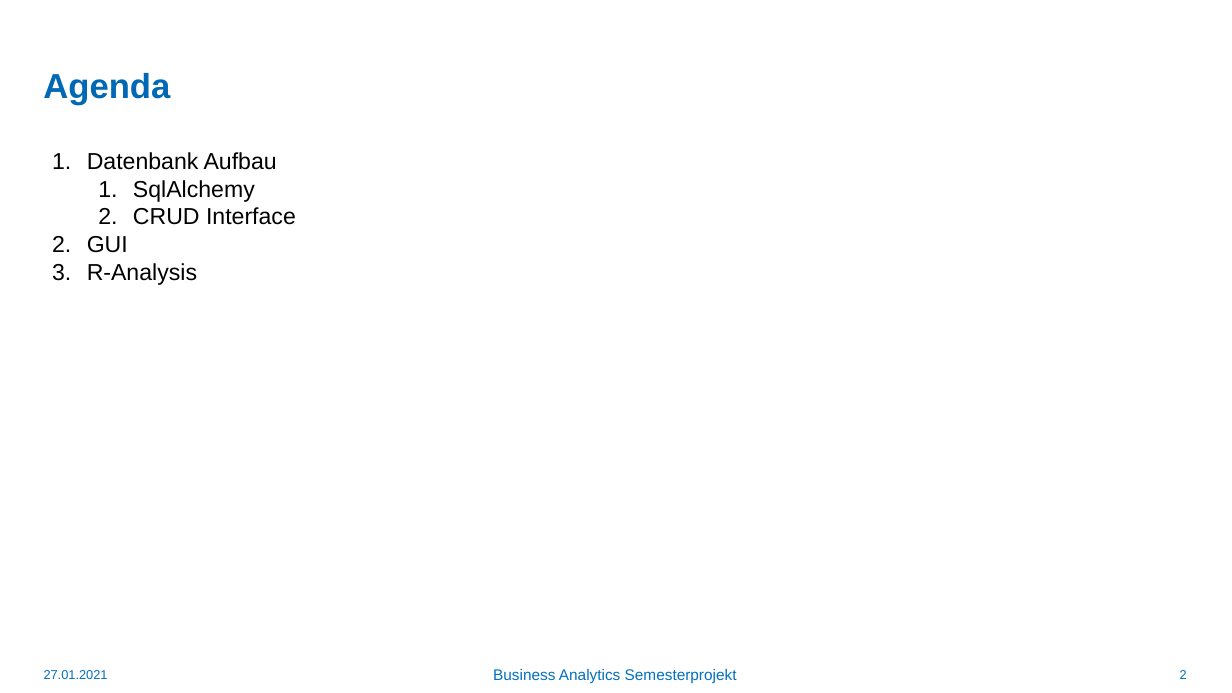
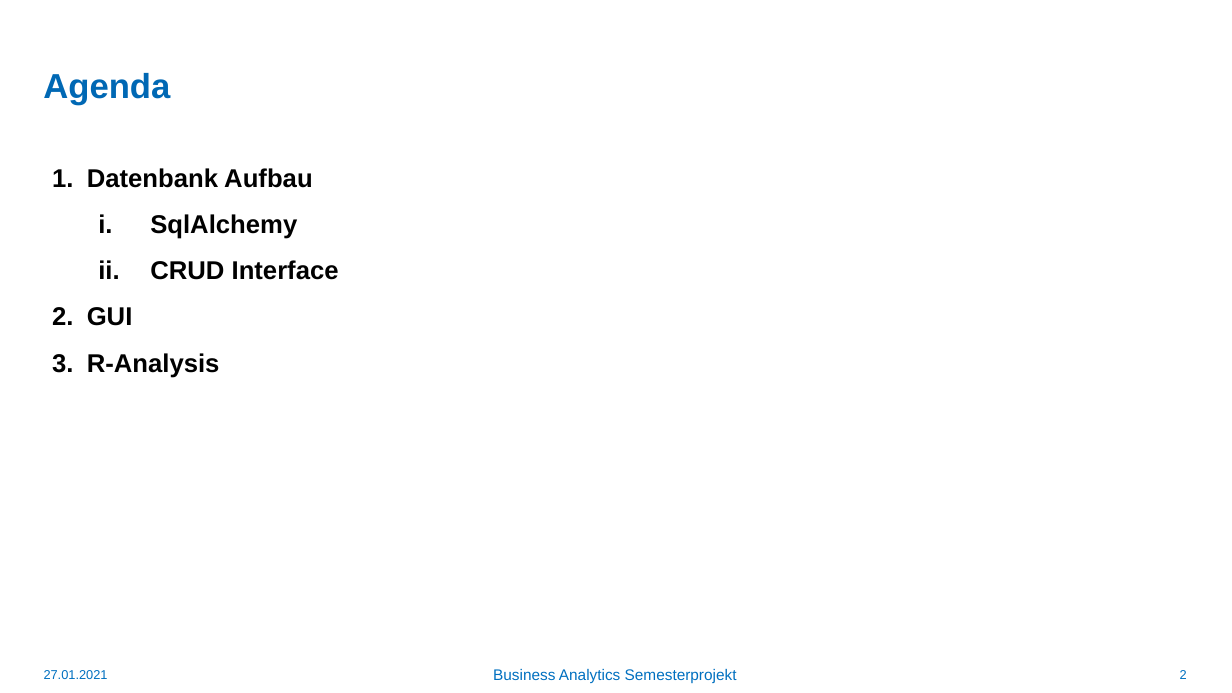
Before and after one commit to mxrdck/BuisnessAnalytics, a slide deck: slide 2 of Präsentation/BA_präsentation.pptx. Drawn at 1232x693 pixels with LibreOffice and Linux fonts; fonts in the diff are those of the drawing; background and template pictures are left out. Boxes give left, top, right and bottom in pixels: in the first picture for what was removed or moved away, otherwise in the second. Text is boxed around its words. In the diff, an @@ line names an element or a change of style, - is before the commit and + after.

```diff
--- a/Präsentation/BA_präsentation.pptx
+++ b/Präsentation/BA_präsentation.pptx
@@ text "Datenbank Aufbau" at [87,168,339,378]: size 18 to 20 pt, bold on; line spacing 1 to 1.5; bullet 1. to i. @@
```
